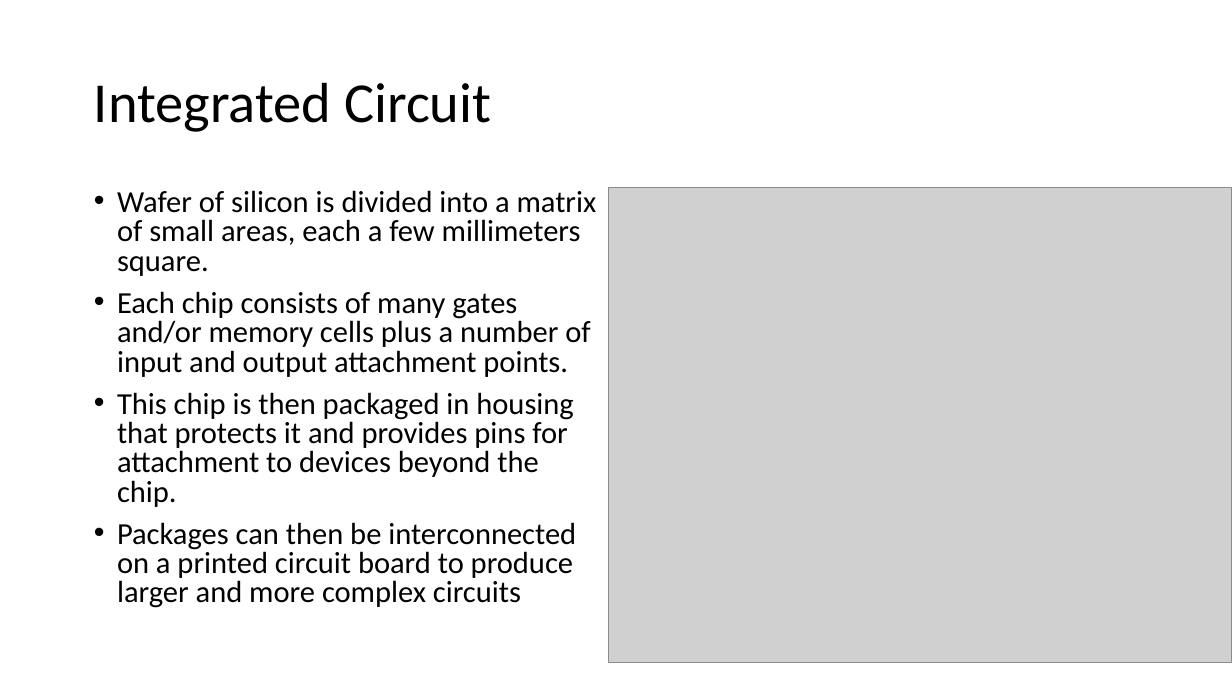
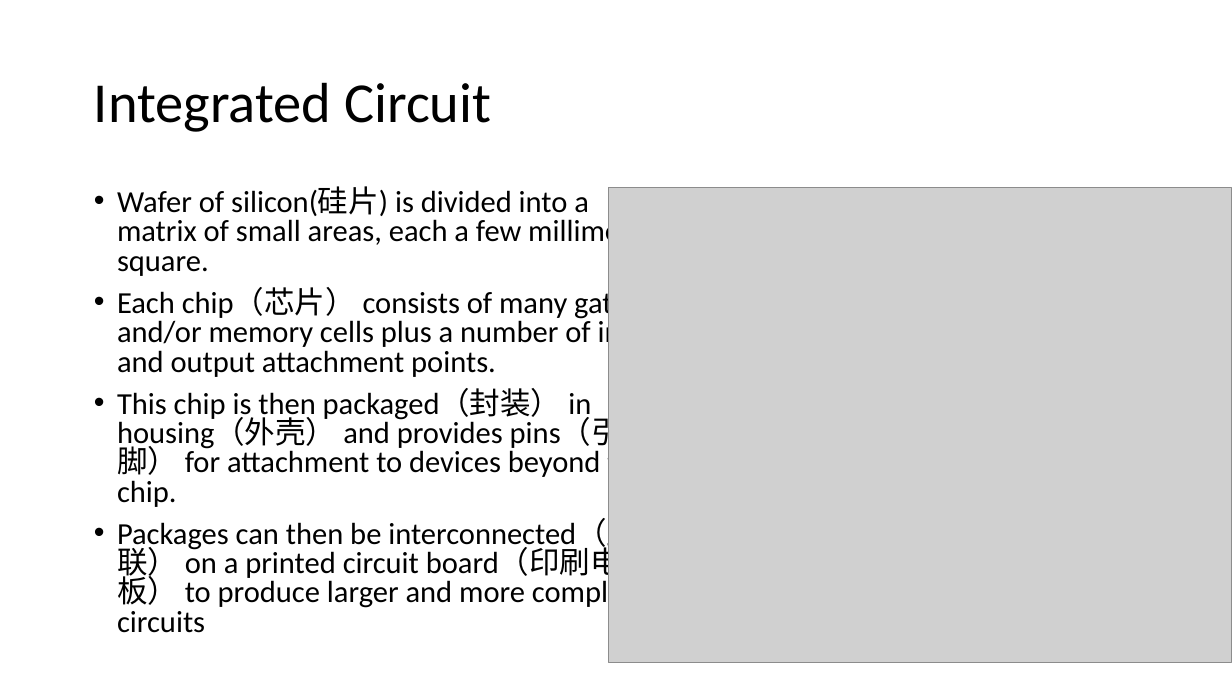
Before and after one commit to vcboy1/Leeds, a slide deck: slide 11 of 26fall/1860/Lecture/Week1/Lecture 1.1.2.pptx. Drawn at 1232x693 pixels with LibreOffice and Linux fonts; fonts in the diff are those of the drawing; grey boxes stand for pictures; background and template pictures are left out. Boxes give left, top, right and bottom in pixels: in the first picture for what was removed or moved away, otherwise in the second. Text is boxed around its words. In the diff, an @@ line names an element or a change of style, - is before the commit and + after.

Commit message:
add integrated circuit

```diff
--- a/26fall/1860/Lecture/Week1/Lecture 1.1.2.pptx
+++ b/26fall/1860/Lecture/Week1/Lecture 1.1.2.pptx
@@ text at (117, 186, 667, 633): text changed @@
-• Wafer of silicon is divided into a matrix of small areas, each a few millimeters square.
-• Each chip consists of many gates and/or memory cells plus a number of input and output attachment points.
-• This chip is then packaged in housing that protects it and provides pins for attachment to devices beyond the chip.
-• Packages can then be interconnected on a printed circuit board to produce larger and more complex circuits
+• Wafer of silicon(硅片) is divided into a matrix of small areas, each a few millimeters square.
+• Each chip（芯片） consists of many gates and/or memory cells plus a number of input and output attachment points.
+• This chip is then packaged（封装） in housing（外壳） and provides pins（引脚） for attachment to devices beyond the chip.
+• Packages can then be interconnected（互联） on a printed circuit board（印刷电路板） to produce larger and more complex circuits
```
Also in this commit, not shown: 2 other slides changed, 6 other files.
